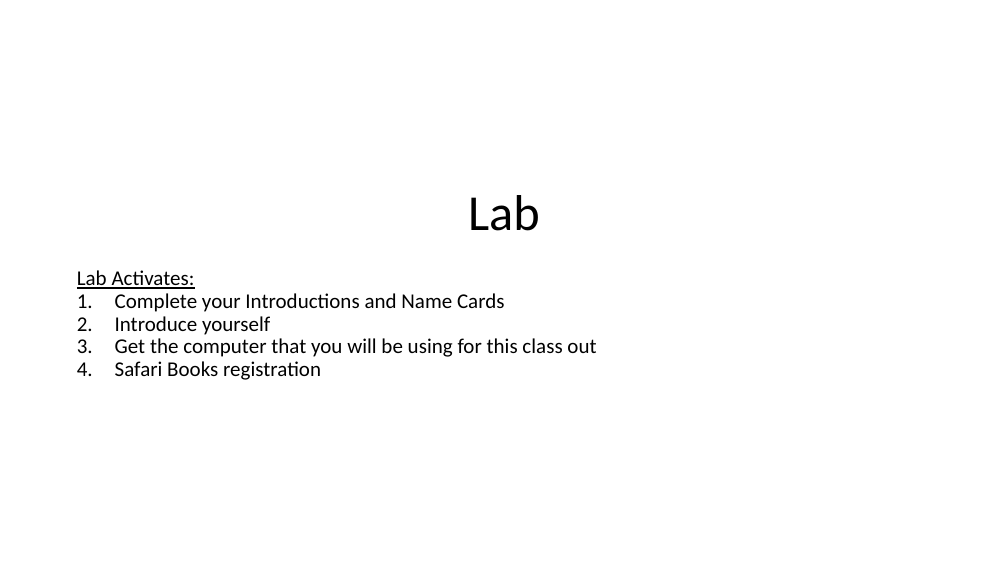
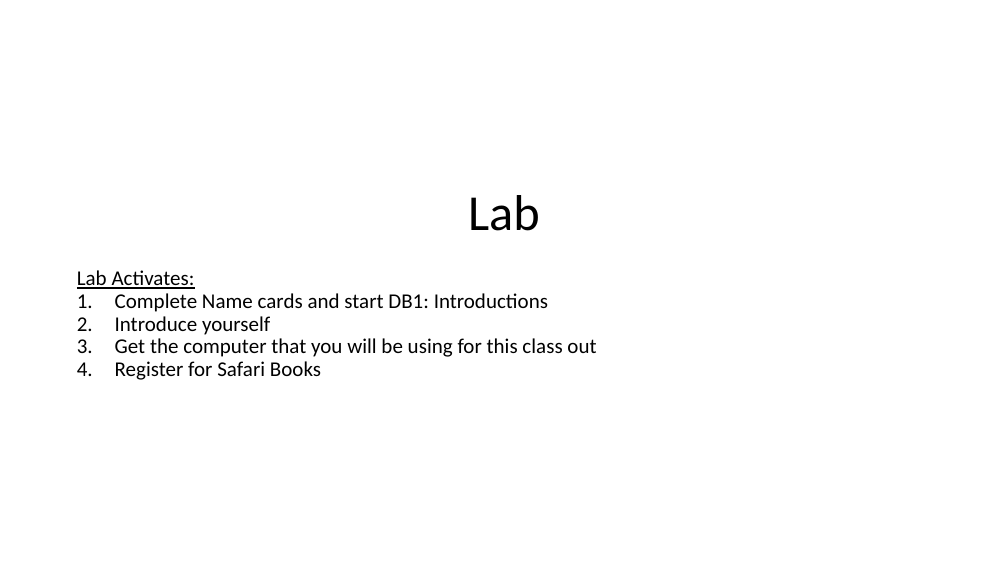
Before and after one commit to EricJPogue/CPSC-24500, a slide deck: slide 13 of lecture-slides/2019-08-26.pptx (slide 12 before the commit). Drawn at 1008x567 pixels with LibreOffice and Linux fonts; fonts in the diff are those of the drawing. Boxes give left, top, right and bottom in pixels: in the first picture for what was removed or moved away, otherwise in the second. Text is boxed around its words. In the diff, an @@ line names an element or a change of style, - is before the commit and + after.

```diff
--- a/lecture-slides/2019-08-26.pptx
+++ b/lecture-slides/2019-08-26.pptx
@@ text at (115, 293, 548, 312): text changed @@
-1. Complete your Introductions and Name Cards
+1. Complete Name cards and start DB1: Introductions
@@ text at (115, 361, 321, 380): text changed @@
-4. Safari Books registration
+4. Register for Safari Books
```
Also in this commit, not shown: 2 other slides changed.
